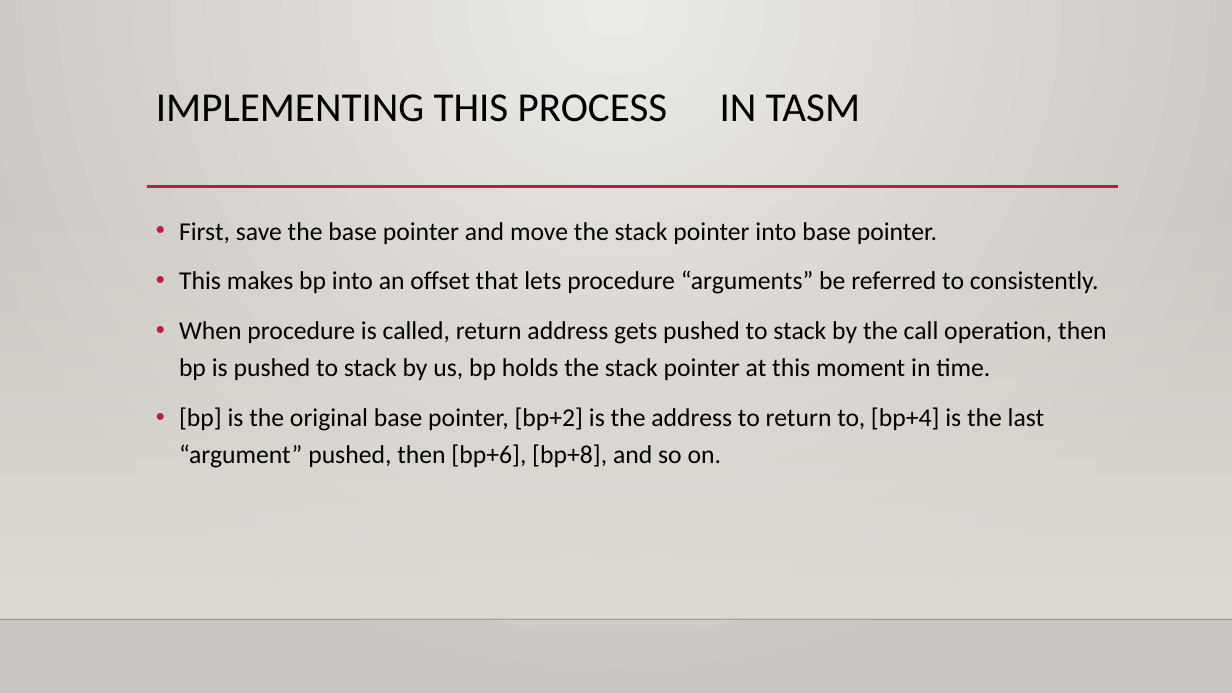
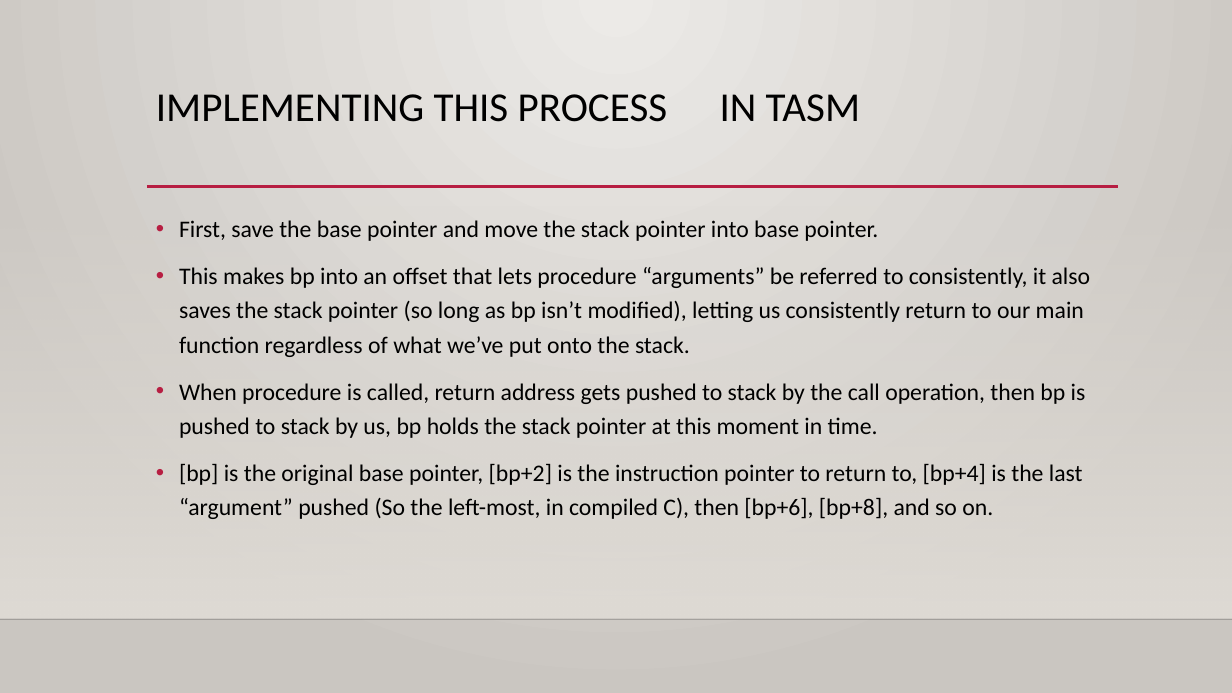
Before and after one commit to jarum3/Final, a slide deck: slide 6 of FinalPresentation.pptx (slide 4 before the commit). Drawn at 1232x693 pixels with LibreOffice and Linux fonts; fonts in the diff are those of the drawing; background and template pictures are left out. Boxes give left, top, right and bottom in pixels: in the first picture for what was removed or moved away, otherwise in the second. Text is boxed around its words. In the diff, an @@ line names an element or a change of style, - is before the commit and + after.

Commit message:
Presentation

```diff
--- a/FinalPresentation.pptx
+++ b/FinalPresentation.pptx
@@ text at (x1=179, y1=220, x2=1086, y2=438): size 20 to 18.5 pt in "First, save the base pointer and move ...", "When procedure is called, return address gets ..." @@
@@ text at (x1=179, y1=267, x2=1091, y2=357): text changed; size 20 to 18.5 pt @@
-• This makes bp into an offset that lets procedure “arguments” be referred to consistently.
+• This makes bp into an offset that lets procedure “arguments” be referred to consistently, it also saves the stack pointer (so long as bp isn’t modified), letting us consistently return to our main function regardless of what we’ve put onto the stack.
@@ text at (x1=179, y1=464, x2=1083, y2=519): text changed; size 20 to 18.5 pt @@
-• [bp] is the original base pointer, [bp+2] is the address to return to, [bp+4] is the last “argument” pushed, then [bp+6], [bp+8], and so on.
+• [bp] is the original base pointer, [bp+2] is the instruction pointer to return to, [bp+4] is the last “argument” pushed (So the left-most, in compiled C), then [bp+6], [bp+8], and so on.
```
Also in this commit, not shown: 3 other slides changed, 3 slides added.
